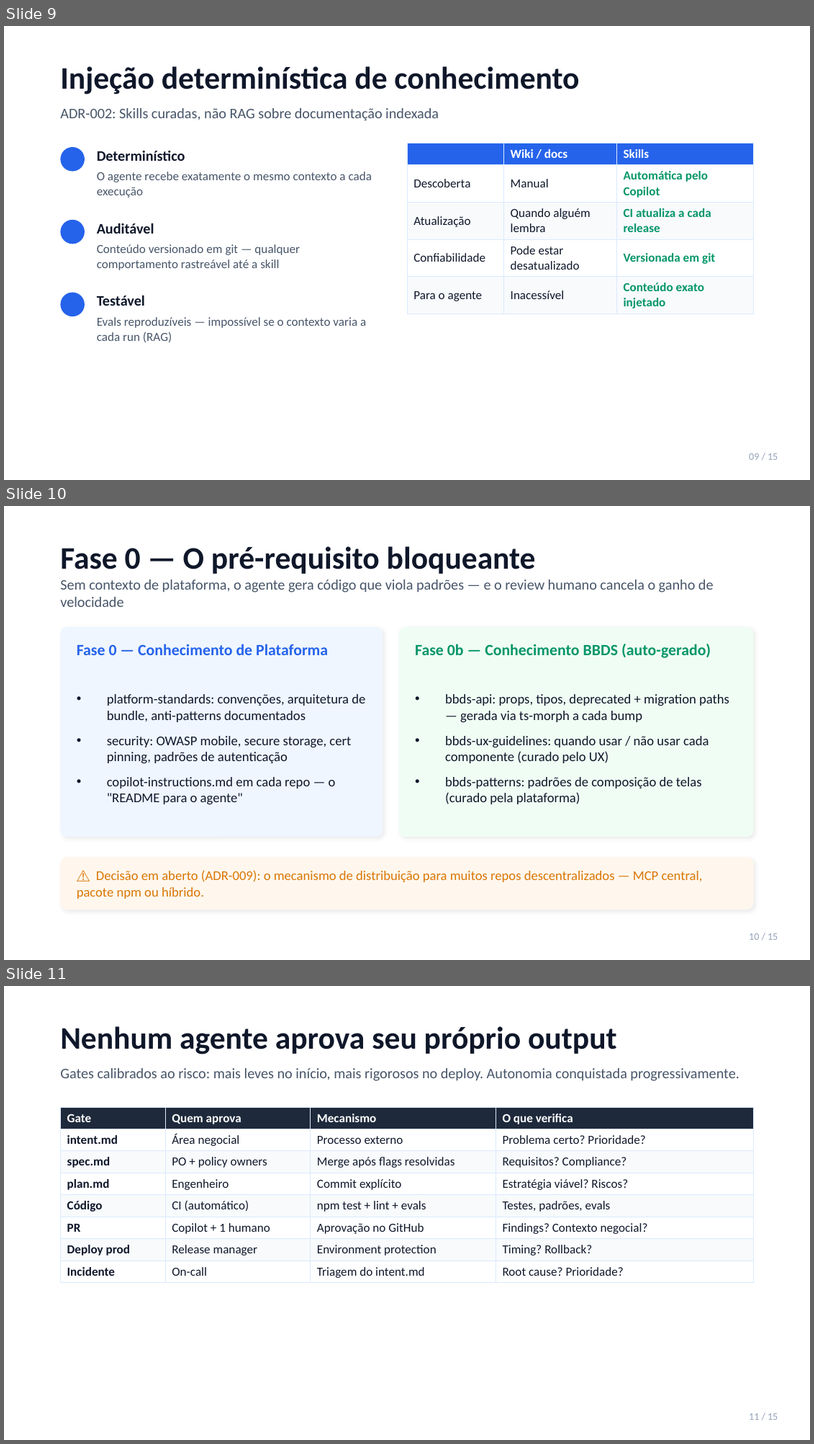
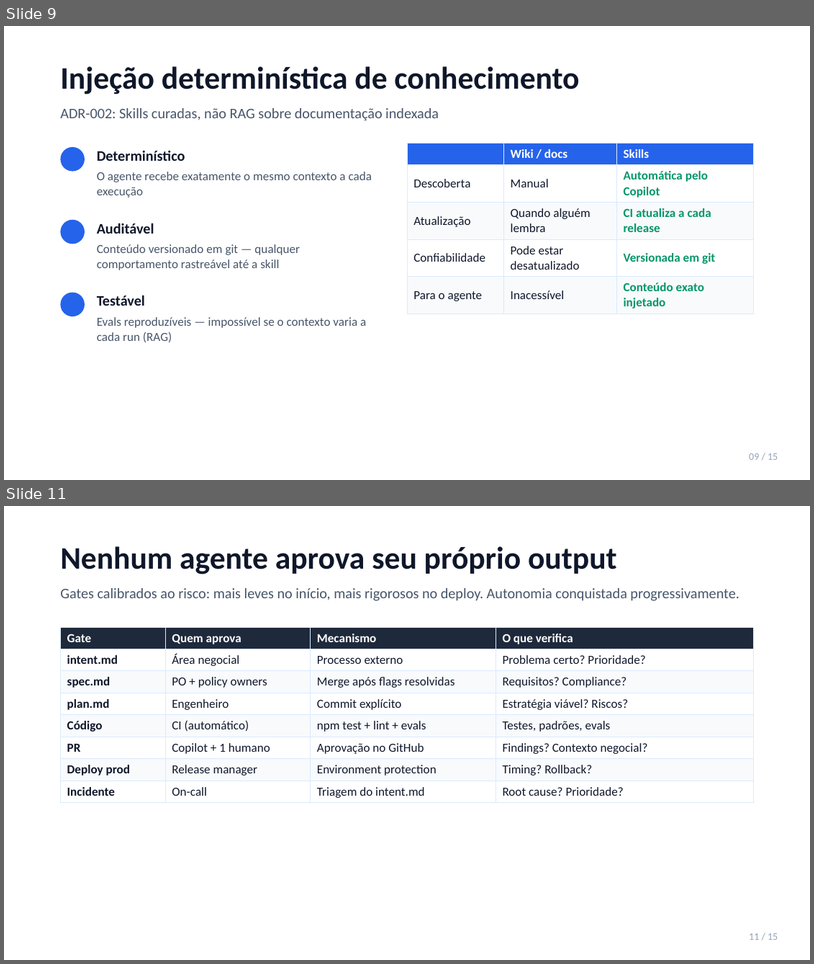
Before and after one commit to jpsslink/sdlc-agentico, a slide deck: esteira-agentica-pitch.pptx. Shown one above the other, each under a label of ours: slides 9, 10 and 11 before the commit, slides 9 and 11 after it; the slides between them are not shown. The pictures are 814x1444 and 814x964 pixels, drawn with LibreOffice and Linux fonts; fonts in the diff are those of the drawing. Boxes give left, top, right and bottom in pixels: in the first picture for what was removed or moved away, otherwise in the second. Text is boxed around its words. In the diff, an @@ line names an element or a change of style, - is before the commit and + after.

```diff
--- a/esteira-agentica-pitch.pptx
+++ b/esteira-agentica-pitch.pptx
@@ slide 10 removed at box(4, 506, 810, 960), background #FFFFFF @@
@@ text removed at box(60, 546, 536, 574) @@
-Fase 0 — O pré-requisito bloqueante
@@ text removed at box(60, 579, 714, 607) @@
-Sem contexto de plataforma, o agente gera código que viola padrões — e o review humano cancela o ganho de velocidade
@@ rounded rectangle removed at box(60, 627, 383, 836) @@
@@ rounded rectangle removed at box(399, 627, 754, 836) @@
@@ text removed at box(77, 644, 328, 655) @@
-Fase 0 — Conhecimento de Plataforma
@@ text removed at box(415, 644, 711, 658) @@
-Fase 0b — Conhecimento BBDS (auto-gerado)
@@ text removed at box(107, 694, 365, 804) @@
-• platform-standards: convenções, arquitetura de bundle, anti-patterns documentados
-• security: OWASP mobile, secure storage, cert pinning, padrões de autenticação
-• copilot-instructions.md em cada repo — o "README para o agente"
@@ text removed at box(445, 694, 730, 804) @@
-• bbds-api: props, tipos, deprecated + migration paths — gerada via ts-morph a cada bump
-• bbds-ux-guidelines: quando usar / não usar cada componente (curado pelo UX)
-• bbds-patterns: padrões de composição de telas (curado pela plataforma)
@@ rounded rectangle removed at box(60, 857, 754, 909) @@
@@ text removed at box(77, 870, 703, 898) @@
-⚠ Decisão em aberto (ADR-009): o mecanismo de distribuição para muitos repos descentralizados — MCP central, pacote npm ou híbrido.
@@ text removed at box(749, 933, 778, 939) @@
-10 / 15
```
Also in this commit, not shown: 1 slide added.
